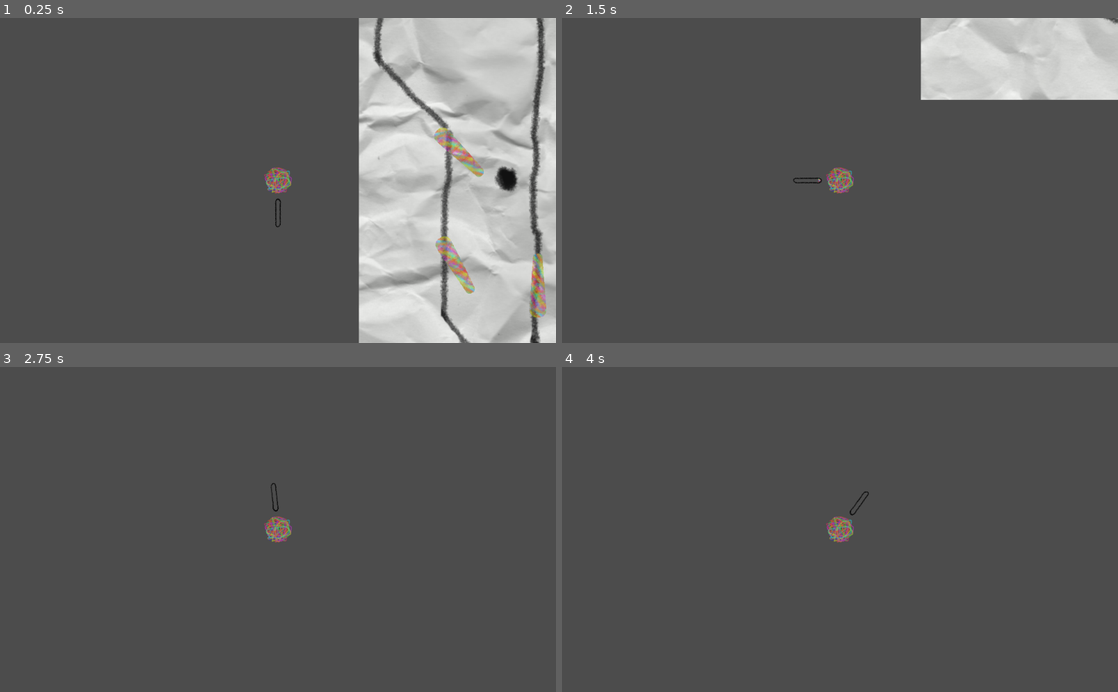
Above: before the commit, frames 1-4 (two rows, left to right).
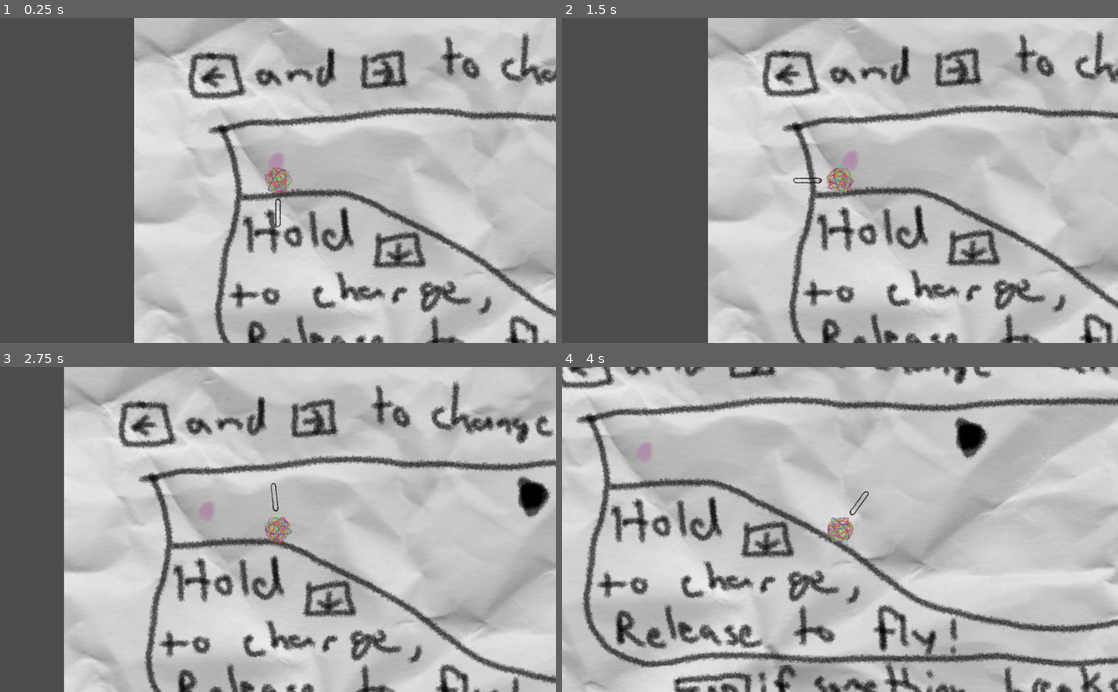
Above: after the commit, the same moments.

Repository: Nihlcorg/Ludwig-Jam
Game: Godot game, scene res://PongRoot.tscn
Two runs of this game, one before a commit and one after it. Both use one fixed random seed, a clock stepped at 60 frames per second and the inputs below.
Inputs (mouse positions are in pixels of both pictures, inside the frame that each line leads up to):
- Up to frame 1 (0.25 s): no input
- Up to frame 2 (1.5 s): move the mouse to (962, 164) at 0.52 s; hold Right (ui_right) 0.53-1.28 s; click (962, 164) at 0.67 s; move the mouse to (728, 196) at 1.27 s; hold Down (ui_down) from 1.28 s (still down)
- Up to frame 3 (2.75 s): move the mouse to (333, 458) at 2.02 s; release Down (ui_down) at 2.03 s; hold Right (ui_right) from 2.03 s (still down)
- Up to frame 4 (4 s): move the mouse to (812, 594) at 2.77 s; click (812, 594) at 2.92 s; move the mouse to (1006, 578) at 3.52 s; release Right (ui_right) at 3.53 s; hold Left (ui_left) from 3.53 s (still down)

The runs differ from the first frame. In frame 1, 52% of the frame differs, in the area x 24-100%, y 0-100%; in frame 2, 63%; in frame 3, 82%; in frame 4, 91%, in the area x 0-100%, y 0-100%.

Commit message:
trash
pick up trash + volume tweaks

Diff:
--- a/Contact.tscn
+++ b/Contact.tscn
@@ -34,3 +34,4 @@
 }
 
 [node name="AudioStreamPlayer2D" type="AudioStreamPlayer2D" parent="."]
+volume_db = -10.0
--- a/PongBall.gd
+++ /dev/null
@@ -1,14 +0,0 @@
-extends RigidBody2D
-
-var speedMin = 200
-
-func _integrate_forces(state):
-	var force = state.get_linear_velocity()
-#	print(force)
-	var newForce = Vector2()
-	if force.x < speedMin && force.x > -speedMin:
-		newForce.x = speedMin * force.sign().x
-	if force.y < speedMin && force.y > -speedMin:
-		newForce.y = speedMin * force.sign().y
-	apply_impulse(Vector2(), newForce)
-	pass
--- a/PongRoot.tscn
+++ b/PongRoot.tscn
@@ -1877,16 +1877,16 @@
 
 [node name="MusicPlayer" type="AudioStreamPlayer" parent="."]
 stream = ExtResource( 15 )
-volume_db = -10.0
+volume_db = -15.0
 autoplay = true
 
 [node name="GoalPlayer" type="AudioStreamPlayer" parent="."]
 stream = ExtResource( 16 )
-volume_db = -10.0
+volume_db = -15.0
 
 [node name="FallPlayer" type="AudioStreamPlayer" parent="."]
 stream = ExtResource( 17 )
-volume_db = -10.0
+volume_db = -15.0
 
 [node name="cage" type="StaticBody2D" parent="."]
 collision_layer = 2
--- a/Root.gd
+++ b/Root.gd
@@ -10,7 +10,7 @@
 onready var goalPlayer = $GoalPlayer
 onready var fallPlayer = $FallPlayer
 onready var contact = $Contact
-onready var active_level = levels[COLLISION.m]
+onready var active_level = levels[COLLISION.a]
 onready var cage = $cage
 
 #var fall_sound = preload('res://sounds/zapsplat_cartoon_descend_wobble_low_pitched_71601.mp3')
@@ -21,7 +21,7 @@
 #	contact.fallStreak = 5
 	contact.link = billiard
 	contact.connect('slap', billiard, 'apply_central_impulse')
-	levels[COLLISION.m].arrive()
+	levels[COLLISION.a].arrive()
 	for level in levels:
 		level.connect('fall', self, 'move_down')
 		level.connect('goal', self, 'move_up')
--- a/Camera.tscn
+++ b/trash/Camera.tscn
@@ -1,6 +1,6 @@
 [gd_scene load_steps=2 format=2]
 
-[ext_resource path="res://Camera.gd" type="Script" id=2]
+[ext_resource path="res://trash/Camera.gd" type="Script" id=2]
 
 [node name="Camera" type="Control"]
 margin_right = 1040.0
--- a/Flippers.tscn
+++ b/trash/Flippers.tscn
@@ -1,9 +1,9 @@
 [gd_scene load_steps=6 format=2]
 
-[ext_resource path="res://Flippers.gd" type="Script" id=1]
+[ext_resource path="res://trash/Flippers.gd" type="Script" id=1]
 [ext_resource path="res://trash/Flipper.gd" type="Script" id=2]
-[ext_resource path="res://LFlip.gd" type="Script" id=3]
-[ext_resource path="res://flipper.png" type="Texture" id=4]
+[ext_resource path="res://trash/LFlip.gd" type="Script" id=3]
+[ext_resource path="res://trash/flipper.png" type="Texture" id=4]
 
 [sub_resource type="PhysicsMaterial" id=1]
 bounce = 0.5
Not shown: 4 places in level.tscn that only renumber resources
Renamed: Camera.gd -> trash/Camera.gd
Renamed: Flippers.gd -> trash/Flippers.gd
Renamed: LFlip.gd -> trash/LFlip.gd
Renamed: Paddle.tscn -> trash/Paddle.tscn
Renamed: PinballRoot.tscn -> trash/PinballRoot.tscn
Renamed: flipper.png -> trash/flipper.png
Not shown, changed: trash/flipper.png.import
